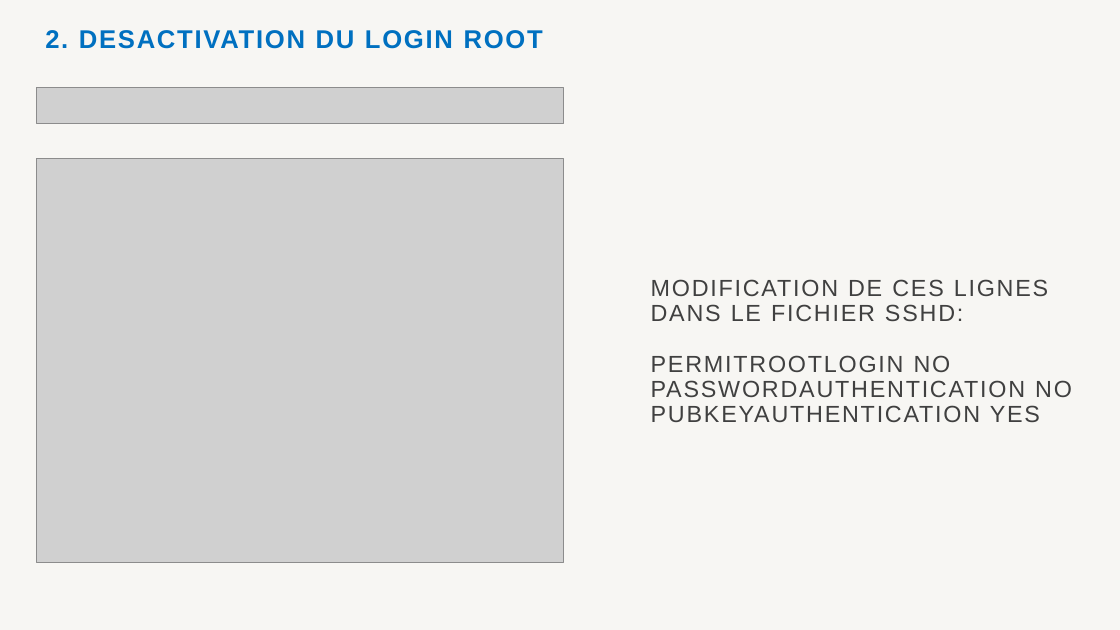
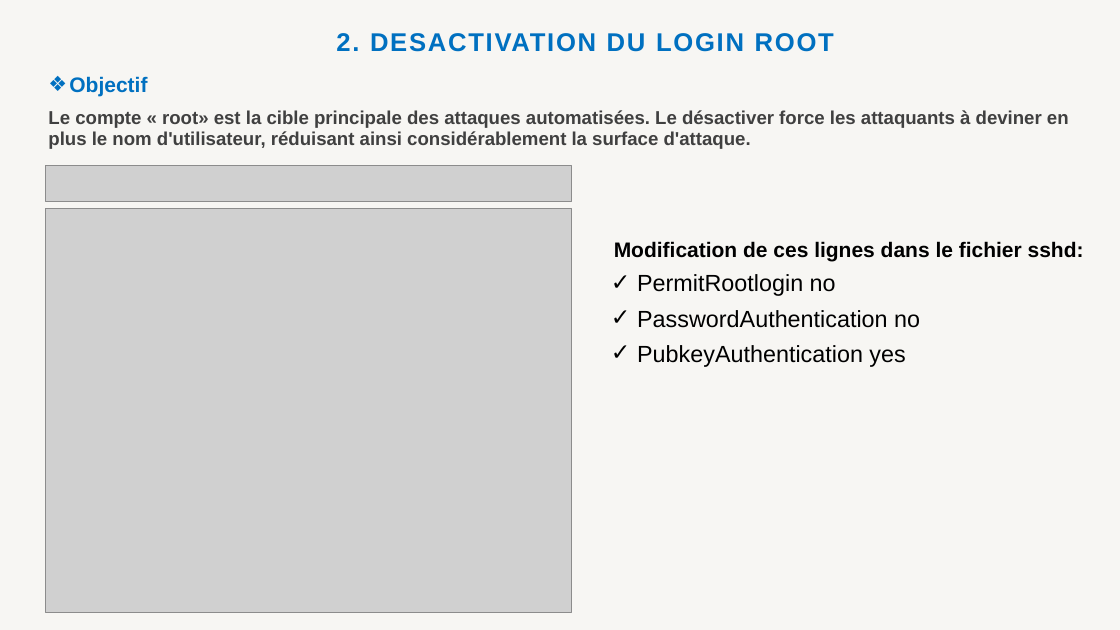
Before and after one commit to Christyy2/Projet-Final-ASI, a slide deck: slide 10 of Présentation-ASI.pptx (slide 8 before the commit). Drawn at 1120x630 pixels with LibreOffice and Linux fonts; fonts in the diff are those of the drawing; grey boxes stand for pictures; background and template pictures are left out. Boxes give left, top, right and bottom in pixels: in the first picture for what was removed or moved away, otherwise in the second. Text is boxed around its words. In the diff, an @@ line names an element or a change of style, - is before the commit and + after.

Commit message:
Modification+

```diff
--- a/Présentation-ASI.pptx
+++ b/Présentation-ASI.pptx
@@ text "2. DESACTIVATION DU LOGIN ROOT": place and size @@
-text "2. DESACTIVATION DU LOGIN ROOT" at box(45, 30, 543, 49)
+text "2. DESACTIVATION DU LOGIN ROOT" at box(336, 33, 834, 52)
@@ text "2. DESACTIVATION DU LOGIN ROOT" at box(336, 33, 834, 52): alignment left to centre @@
@@ text added at box(48, 76, 1069, 149), 16 pt, text #404040, bold @@
+❖ Objectif
+Le compte « root» est la cible principale des attaques automatisées. Le désactiver force les attaquants à deviner en plus le nom d'utilisateur, réduisant ainsi considérablement la surface d'attaque.
@@ picture: place and size @@
-picture at box(37, 87, 564, 124)
+picture at box(45, 166, 572, 202)
@@ picture: place and size @@
-picture at box(37, 159, 564, 563)
+picture at box(45, 208, 572, 613)
@@ text "Modification de ces lignes dans ..." at box(614, 241, 1084, 367): vertical alignment middle to top @@
@@ text at box(614, 241, 1084, 367): text changed; text colour #404040 to #000000 @@
-MODIFICATION DE CES LIGNES DANS LE FICHIER SSHD:
-PERMITROOTLOGIN NO PASSWORDAUTHENTICATION NO PUBKEYAUTHENTICATION YES
+Modification de ces lignes dans le fichier sshd:
+✓ PermitRootlogin no
+✓ PasswordAuthentication no
+✓ PubkeyAuthentication yes
```
Also in this commit, not shown: 8 other slides changed, 6 slides added, 1 slide removed.
